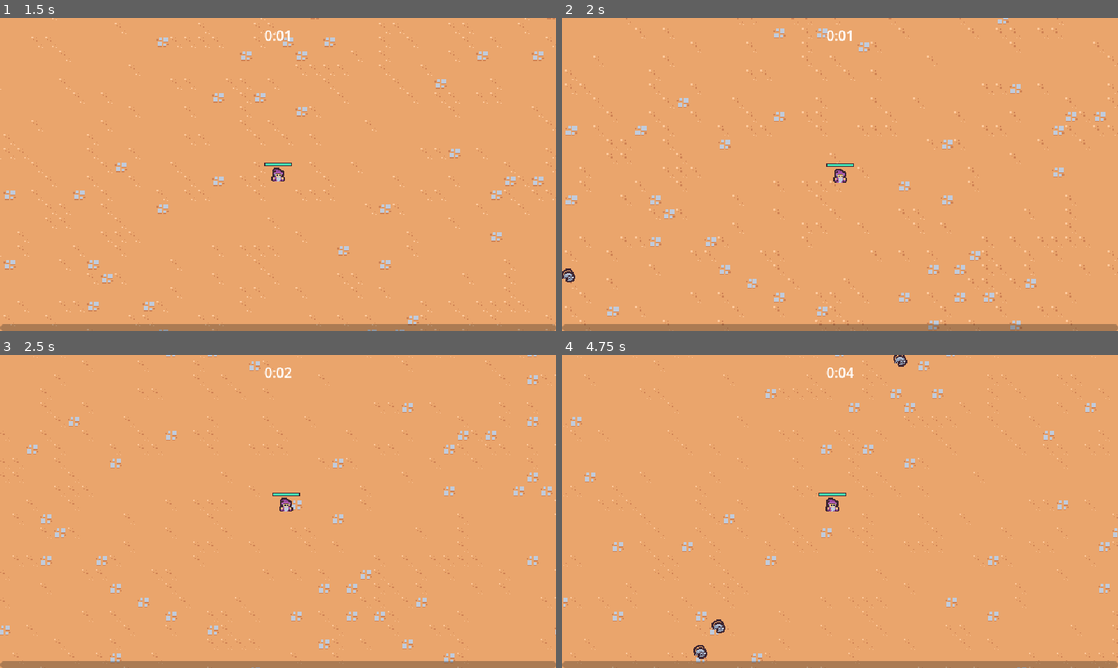
Above: before the commit, frames 1-4 (two rows, left to right).
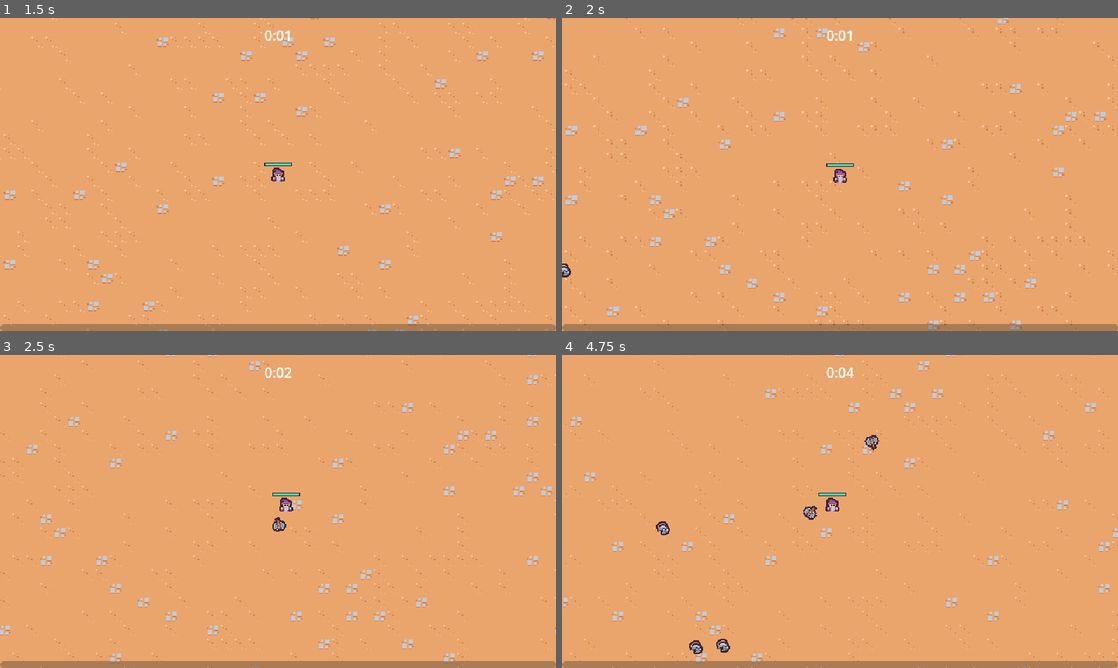
Above: after the commit, the same moments.

Repository: Lukebray/Survivor-Course
Game: Godot game, scene res://scenes/main/main.tscn
Two runs of this game, one before a commit and one after it. Both use one fixed random seed, a clock stepped at 60 frames per second and the inputs below.
Inputs (mouse positions are in pixels of both pictures, inside the frame that each line leads up to):
- Up to frame 1 (1.5 s): move the mouse to (400, 158) at 0.52 s; press the mouse at (400, 158) at 0.53 s; hold D (move_right) 0.53-1.28 s; move the mouse to (166, 190) at 1.27 s; release the mouse at (166, 190) at 1.28 s; hold S (move_down) from 1.28 s (still down); click (166, 190) at 1.35 s
- Up to frame 2 (2 s): keep holding S (move_down)
- Up to frame 3 (2.5 s): move the mouse to (333, 442) at 2.02 s; release S (move_down) at 2.03 s; press the mouse at (333, 442) at 2.03 s; hold D (move_right) from 2.03 s (still down)
- Up to frame 4 (4.75 s): move the mouse to (812, 574) at 2.77 s; release D (move_right) at 2.78 s; release the mouse at (812, 574) at 2.78 s; hold W (move_up) 2.78-3.53 s; click (812, 574) at 2.85 s; move the mouse to (1006, 558) at 3.52 s; press the mouse at (1006, 558) at 3.53 s; hold A (move_left) from 3.53 s (still down); move the mouse to (673, 464) at 4.27 s; release the mouse at (673, 464) at 4.28 s; click (673, 464) at 4.35 s

Frame 1 is identical in both runs. In frame 2, less than 0.1% of the frame differs, in the area x 0-3%, y 78-85%; in frame 3, less than 0.1%; in frame 4, 0.6%, in the area x 16-63%, y 0-98%.

Commit message:
fixed spawning and added axe ability

Diff:
--- /dev/null
+++ b/scenes/ability/axe_ability/axe_ability.gd
@@ -0,0 +1,27 @@
+extends Node2D
+
+const MAX_RADIUS = 100
+
+@onready var hitbox_component = $HitboxComponent
+
+
+func _ready():
+	var tween = create_tween()
+	tween.tween_method(tween_method, 0.0, 2.0, 3.0)
+	tween.tween_callback(queue_free)
+
+func tween_method(rotations : float):
+	var player = get_tree().get_first_node_in_group("player")
+	if player == null:
+		return
+
+	var angle_to_player = player.global_position.angle_to_point(global_position) + (PI / 4)
+
+	rotation = angle_to_player
+
+	var percent = rotations / 2
+	var current_radius = percent * MAX_RADIUS
+
+	var current_direction = Vector2.RIGHT.rotated(rotations * TAU)
+
+	global_position = player.global_position + (current_direction * current_radius)
--- /dev/null
+++ b/scenes/ability/axe_ability/axe_ability.tscn
@@ -0,0 +1,18 @@
+[gd_scene load_steps=5 format=3 uid="uid://dri51qb01p5sp"]
+
+[ext_resource type="Script" path="res://scenes/ability/axe_ability/axe_ability.gd" id="1_bqdpw"]
+[ext_resource type="Texture2D" uid="uid://dky2pycevmm4u" path="res://scenes/ability/axe_ability/axe.png" id="1_fmwc2"]
+[ext_resource type="PackedScene" uid="uid://cnntjckk6vabe" path="res://scenes/component/hitbox_component.tscn" id="3_q4l4s"]
+
+[sub_resource type="CircleShape2D" id="CircleShape2D_eqifr"]
+
+[node name="AxeAbility" type="Node2D"]
+script = ExtResource("1_bqdpw")
+
+[node name="Sprite2D" type="Sprite2D" parent="."]
+texture = ExtResource("1_fmwc2")
+
+[node name="HitboxComponent" parent="." instance=ExtResource("3_q4l4s")]
+
+[node name="CollisionShape2D" type="CollisionShape2D" parent="HitboxComponent"]
+shape = SubResource("CircleShape2D_eqifr")
--- /dev/null
+++ b/scenes/ability/axe_ability_controller/axe_ability_controller.gd
@@ -0,0 +1,21 @@
+extends Node
+
+
+@export var axe_ability_scene : PackedScene
+
+var damage = 10
+
+
+func _on_timer_timeout():
+	var player = get_tree().get_first_node_in_group("player") as Node2D
+	if player == null:
+		return
+
+	var foreground_layer = get_tree().get_first_node_in_group("foreground_layer") as Node2D
+	if foreground_layer == null:
+		return
+
+	var axe_instance = axe_ability_scene.instantiate() as Node2D
+	foreground_layer.add_child(axe_instance)
+	axe_instance.global_position = player.global_position
+	axe_instance.hitbox_component.damage = damage
--- /dev/null
+++ b/scenes/ability/axe_ability_controller/axe_ability_controller.tscn
@@ -0,0 +1,14 @@
+[gd_scene load_steps=3 format=3 uid="uid://0h1op6e2513c"]
+
+[ext_resource type="Script" path="res://scenes/ability/axe_ability_controller/axe_ability_controller.gd" id="1_ct8pw"]
+[ext_resource type="PackedScene" uid="uid://dri51qb01p5sp" path="res://scenes/ability/axe_ability/axe_ability.tscn" id="2_4ahox"]
+
+[node name="AxeAbilityController" type="Node"]
+script = ExtResource("1_ct8pw")
+axe_ability_scene = ExtResource("2_4ahox")
+
+[node name="Timer" type="Timer" parent="."]
+wait_time = 2.0
+autostart = true
+
+[connection signal="timeout" from="Timer" to="." method="_on_timer_timeout"]
--- a/scenes/ability/sword_ability_controller/sword_ability_controller.gd
+++ b/scenes/ability/sword_ability_controller/sword_ability_controller.gd
@@ -35,7 +35,7 @@
 
 
 	var sword_instance = sword_ability.instantiate() as SwordAbility
-	var foreground_layer = get_tree().get_first_node_in_group("foreground_layer")
+	var foreground_layer = get_tree().get_first_node_in_group("foreground_layer") as Node2D
 	foreground_layer.add_child(sword_instance)
 	sword_instance.hitbox_component.damage = damage
 
--- a/scenes/game_object/player/player.tscn
+++ b/scenes/game_object/player/player.tscn
@@ -1,9 +1,10 @@
-[gd_scene load_steps=10 format=3 uid="uid://c0433p1p0qel0"]
+[gd_scene load_steps=11 format=3 uid="uid://c0433p1p0qel0"]
 
 [ext_resource type="Script" path="res://scenes/game_object/player/player.gd" id="1_nt6ma"]
 [ext_resource type="Texture2D" uid="uid://ciyfh2hspitxw" path="res://scenes/game_object/player/player.png" id="1_tmhht"]
 [ext_resource type="PackedScene" uid="uid://c7adffm0mvf1p" path="res://scenes/ability/sword_ability_controller/sword_ability_controller.tscn" id="2_3dq55"]
 [ext_resource type="PackedScene" uid="uid://cfgxfjlmu3kfl" path="res://scenes/component/health_component.tscn" id="2_thtfn"]
+[ext_resource type="PackedScene" uid="uid://0h1op6e2513c" path="res://scenes/ability/axe_ability_controller/axe_ability_controller.tscn" id="4_csidl"]
 
 [sub_resource type="StyleBoxFlat" id="StyleBoxFlat_kn27f"]
 bg_color = Color(0.247059, 0.14902, 0.192157, 1)
@@ -35,6 +36,8 @@
 [node name="AbilityManager" type="Node" parent="."]
 
 [node name="SwordAbilityController" parent="AbilityManager" instance=ExtResource("2_3dq55")]
+
+[node name="AxeAbilityController" parent="AbilityManager" instance=ExtResource("4_csidl")]
 
 [node name="DamageIntervalTimer" type="Timer" parent="."]
 wait_time = 0.5
--- a/scenes/manager/enemy_manager.gd
+++ b/scenes/manager/enemy_manager.gd
@@ -16,25 +16,43 @@
 
 
 
+func get_spawn_position():
+	var player = get_tree().get_first_node_in_group("player") as Node2D
+	if player == null:
+		return Vector2.ZERO
+
+	var spawn_position = Vector2.ZERO
+	var random_direction = Vector2.RIGHT.rotated(randf_range(0, TAU)) #rotate the vector to a random position between 0 and 2pi
+
+	for i in 4:
+		spawn_position = player.global_position + (random_direction * SPAWN_RADIUS)
+
+		var query_parameters = PhysicsRayQueryParameters2D.create(player.global_position, spawn_position, 1)
+		var result = get_tree().root.world_2d.direct_space_state.intersect_ray(query_parameters)
+
+		if result.is_empty():
+			break
+		else:
+			random_direction = random_direction.rotated(deg_to_rad(90.0))
+
+	return spawn_position
+
+
 func _on_timer_timeout():
 	timer.start()
 
 	var player = get_tree().get_first_node_in_group("player") as Node2D
 	if player == null:
-		return
-
-	var random_direction = Vector2.RIGHT.rotated(randf_range(0, TAU)) #rotate the vector to a random position between 0 and 2pi
-	var spawn_position = player.global_position + (random_direction * SPAWN_RADIUS)
+		return Vector2.ZERO
 
 	var enemy = basic_enemy_scene.instantiate() as Node2D
 
 	var entities_layer = get_tree().get_first_node_in_group("entities_layer")
 	entities_layer.add_child(enemy)
-	enemy.global_position = spawn_position
+	enemy.global_position = get_spawn_position()
 
 
 func _on_arena_difficulty_increased(arena_difficulty : int):
 	var time_off = (0.1 / 12) * arena_difficulty
 	time_off = min(time_off, 0.7)
-	print(time_off)
 	timer.wait_time = base_spawn_time - time_off
Binary file added: scenes/ability/axe_ability/axe.png
Not shown, added: scenes/ability/axe_ability/axe.png.import
